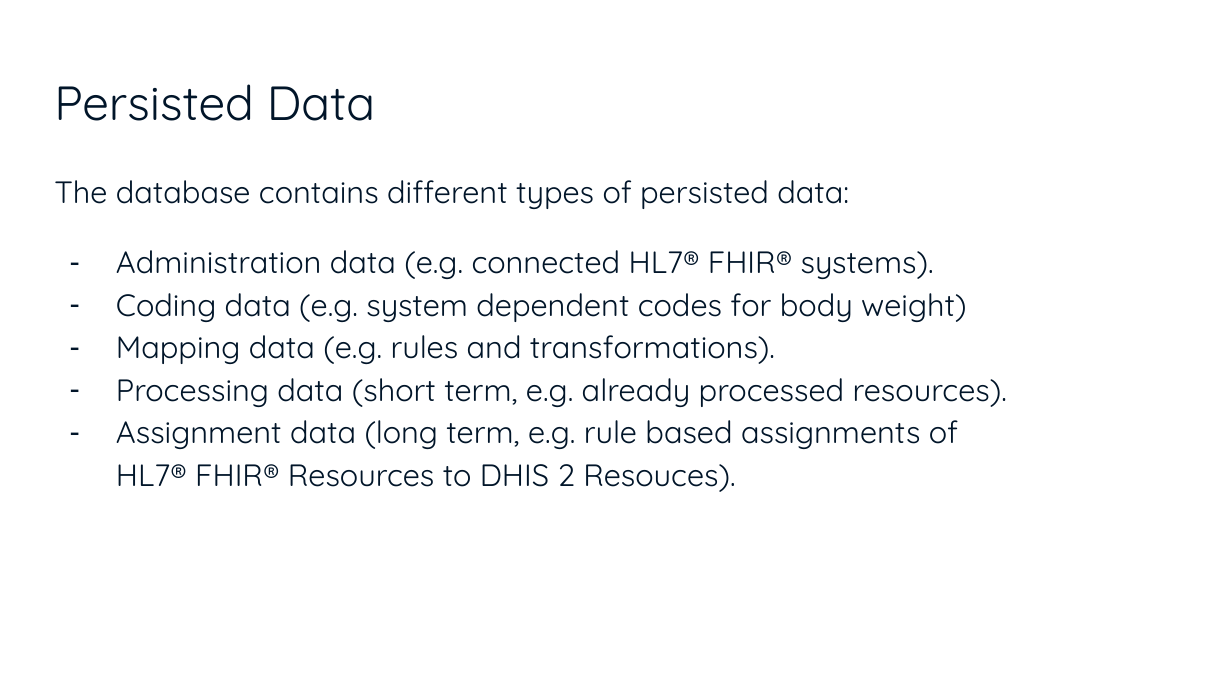
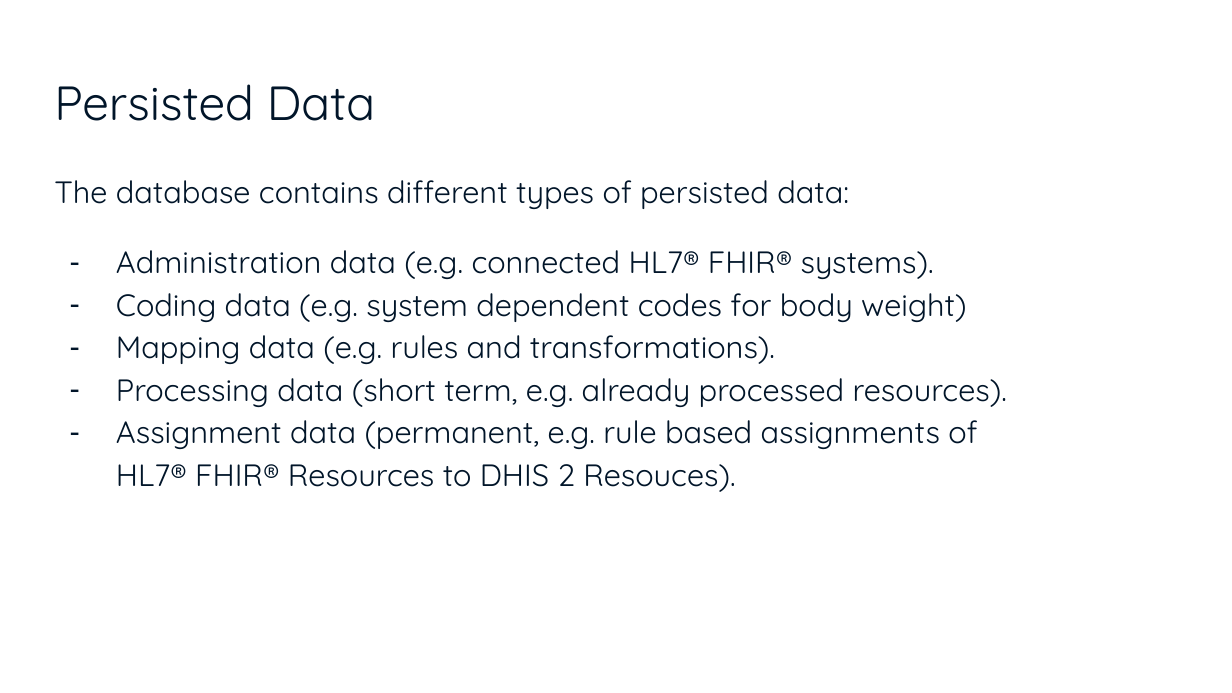
Before and after one commit to dhis2/dhis2-fhir-adapter, a slide deck: slide 9 of docs/DHIS_2_FHIR_Adapter_-_An_Overview.pptx. Drawn at 1232x693 pixels with LibreOffice and Linux fonts; fonts in the diff are those of the drawing; background and template pictures are left out. Boxes give left, top, right and bottom in pixels: in the first picture for what was removed or moved away, otherwise in the second. Text is boxed around its words. In the diff, an @@ line names an element or a change of style, - is before the commit and + after.

```diff
--- a/docs/DHIS_2_FHIR_Adapter_-_An_Overview.pptx
+++ b/docs/DHIS_2_FHIR_Adapter_-_An_Overview.pptx
@@ text at <box>116,420,977,492</box>: text changed @@
-– Assignment data (long term, e.g. rule based assignments of
-  HL7® FHIR® Resources to DHIS 2 Resouces).
+– Assignment data (permanent, e.g. rule based assignments of
+  HL7® FHIR® Resources to DHIS 2 Resouces).
```
Also in this commit, not shown: 5 other slides changed.
